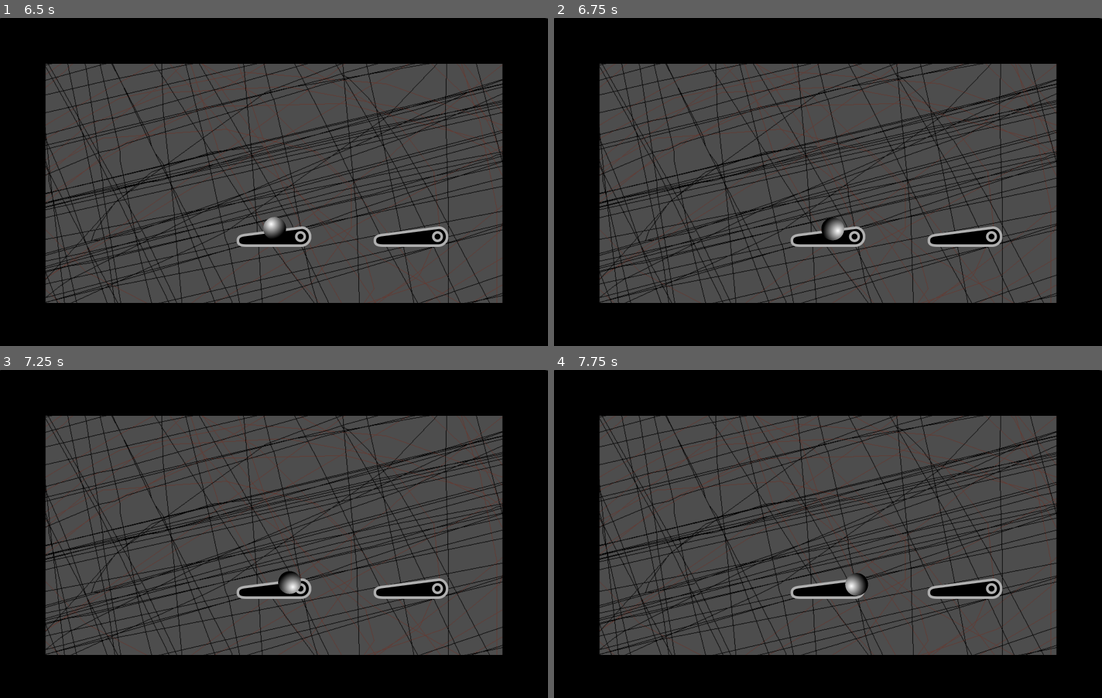
Above: before the commit, frames 1-4 (two rows, left to right).
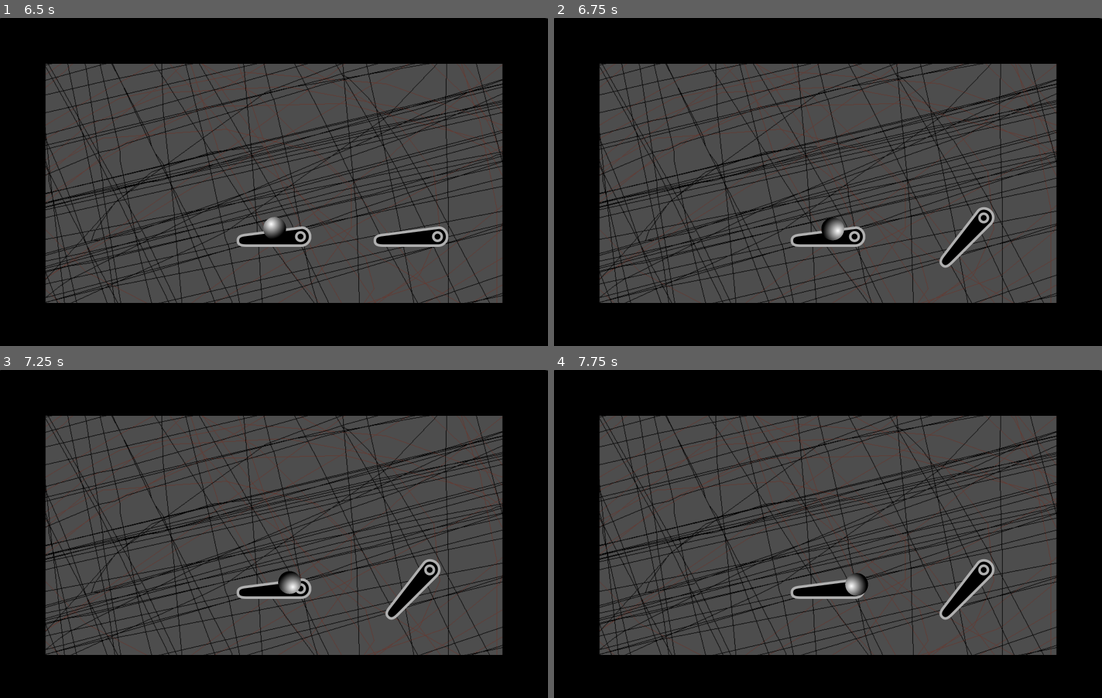
Above: after the commit, the same moments.

Repository: FrancescoDefulgentiis/P.A.L.L.E.
Game: Godot game, scene res://Menus/start_screen.tscn
The game is run twice, just before and just after one commit, with the same random seed, the same clock (stepped at 60 frames per second) and the same inputs.
Inputs:
- Up to frame 1 (6.5 s): click "PLAY" at 0.5 s; hold Right (right_flip) 1.28-2.03 s; tap Enter at 2, 3.5, 5 s; hold Left (left_flip) 2.03-2.78 s; tap Space at 2.75, 4.25, 5.75 s; hold Right (right_flip) 2.78-4.28 s; hold Left (left_flip) from 4.28 s (still down)
- Up to frame 2 (6.75 s): release Left (left_flip) at 6.53 s; hold Right (right_flip) from 6.53 s (still down)
- Up to frame 3 (7.25 s): keep holding Right (right_flip)
- Up to frame 4 (7.75 s): keep holding Right (right_flip)

Frame 1 is identical in both runs. In frame 2, 1.0% of the frame differs, in the area x 68-82%, y 57-77%; in frame 3, 1.0%; in frame 4, 1.0%.
Error before the commit: Invalid operands 'Vector2' and 'int' in operator '+'. (res://Gameplay/Gameplay.gd:170)

Commit message:
creating new branch just to sync devices

Diff:
--- a/godotproject/Gameplay/Gameplay.gd
+++ b/godotproject/Gameplay/Gameplay.gd
@@ -167,7 +167,7 @@
 	flipper_layer.add_child(flipper_instance)
 
 	var pin_joint = PinJoint2D.new()
-	pin_joint.position = flipper_pos + 2
+	pin_joint.position = flipper_pos + Vector2(200, 200)
 	flipper_layer.add_child(pin_joint)
 
 	var wallbox_node = null
